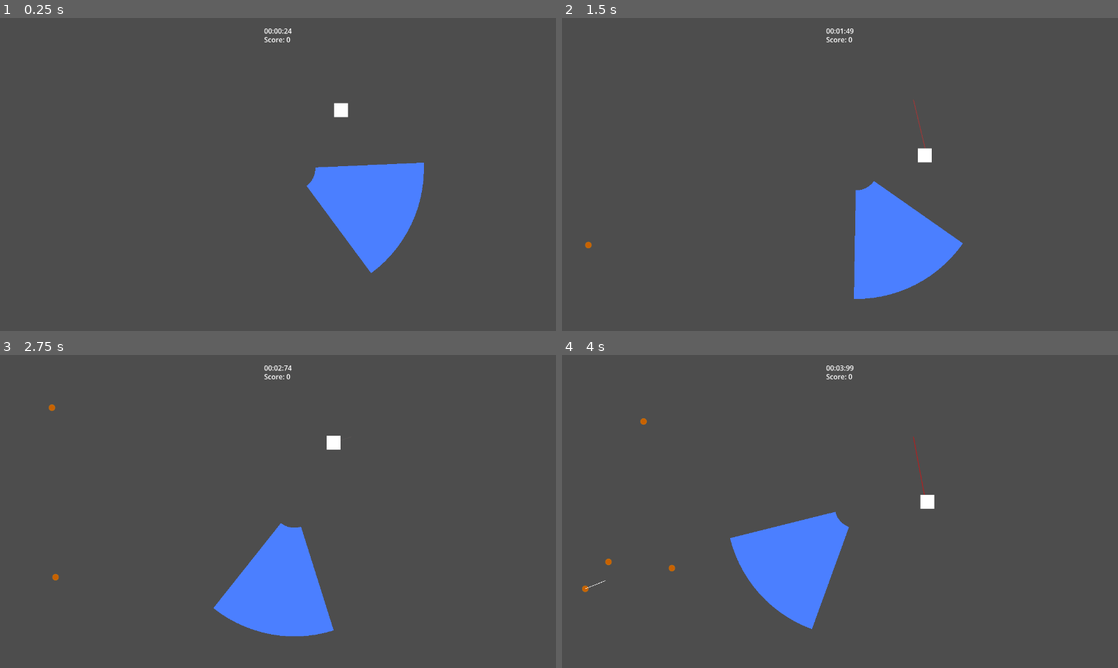
Above: before the commit, frames 1-4 (two rows, left to right).
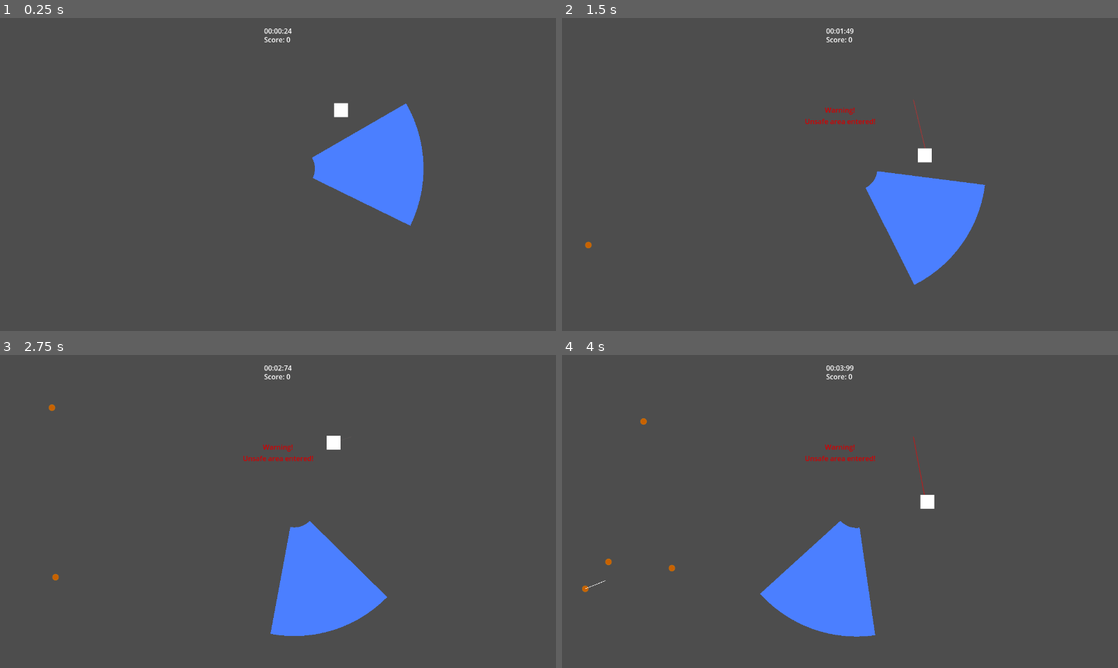
Above: after the commit, the same moments.

Repository: ArjanBroos/GMTK-2025
Game: Godot game, scene res://levels/kazu_test.tscn
The game is run twice, just before and just after one commit, with the same random seed, the same clock (stepped at 60 frames per second) and the same inputs. This scene is started directly instead of the project's main scene.
Inputs (mouse positions are in pixels of both pictures, inside the frame that each line leads up to):
- Up to frame 1 (0.25 s): no input
- Up to frame 2 (1.5 s): move the mouse to (962, 158) at 0.52 s; tap Space at 0.77 s; move the mouse to (728, 190) at 1.27 s
- Up to frame 3 (2.75 s): tap Space at 1.52 s; move the mouse to (333, 442) at 2.02 s
- Up to frame 4 (4 s): move the mouse to (812, 574) at 2.77 s; tap Space at 3.02, 3.77 s; move the mouse to (1006, 558) at 3.52 s

The runs differ from the first frame. In frame 1, 4.6% of the frame differs, in the area x 55-77%, y 27-82%; in frame 2, 4.8%; in frame 3, 4.8%; in frame 4, 4.9%, in the area x 30-57%, y 28-90%.

Commit message:
Added a near miss box that gives bonuses when you get close to an asteroid

Diff:
--- a/asteroids/asteroid.tscn
+++ b/asteroids/asteroid.tscn
@@ -1,8 +1,9 @@
-[gd_scene load_steps=6 format=3 uid="uid://d3t20axtyp2bg"]
+[gd_scene load_steps=8 format=3 uid="uid://d3t20axtyp2bg"]
 
 [ext_resource type="Texture2D" uid="uid://djeto0mqb5pn4" path="res://asteroids/asteroid.svg" id="1_fn3cv"]
 [ext_resource type="Script" uid="uid://pocfg1nhh1sw" path="res://asteroids/asteroid.gd" id="1_mry8r"]
 [ext_resource type="Script" uid="uid://da5llttdmsvw4" path="res://components/hit_box.gd" id="3_5s5pr"]
+[ext_resource type="Script" uid="uid://bptba17fut7m1" path="res://components/near_miss_box.gd" id="4_cp6py"]
 
 [sub_resource type="CircleShape2D" id="CircleShape2D_fn3cv"]
 radius = 2.0
@@ -10,10 +11,14 @@
 [sub_resource type="CircleShape2D" id="CircleShape2D_cp6py"]
 radius = 6.0
 
+[sub_resource type="CircleShape2D" id="CircleShape2D_5s5pr"]
+radius = 30.0167
+
 [node name="Asteroid" type="RigidBody2D"]
 collision_layer = 8
 collision_mask = 12
 gravity_scale = 0.0
+linear_damp = 0.15
 script = ExtResource("1_mry8r")
 
 [node name="CollisionShape2D" type="CollisionShape2D" parent="."]
@@ -37,4 +42,12 @@
 
 [node name="VisibleOnScreen" type="VisibleOnScreenEnabler2D" parent="."]
 
+[node name="NearMissBox" type="Area2D" parent="."]
+collision_mask = 2
+script = ExtResource("4_cp6py")
+metadata/_custom_type_script = "uid://bptba17fut7m1"
+
+[node name="NearMissCollisionShape" type="CollisionShape2D" parent="NearMissBox"]
+shape = SubResource("CircleShape2D_5s5pr")
+
 [connection signal="screen_exited" from="VisibleOnScreen" to="." method="_on_visible_on_screen_screen_exited"]
--- a/components/hurt_box.gd
+++ b/components/hurt_box.gd
@@ -5,8 +5,17 @@
 
 func _ready() -> void:
 	area_entered.connect(_on_area_entered)
+	area_exited.connect(_on_area_exited)
 	collision_layer = 2 # Is on the Hurtboxes layer
 	collision_mask = 1 # Collides with the Hitboxes layer
 
-func _on_area_entered(hitbox: HitBox) -> void:
-	health.take_damage(hitbox.damage)
+func _on_area_entered(area: CollisionObject2D) -> void:
+	match area.name:
+		"HitBox":
+			health.take_damage(area.damage)
+
+func _on_area_exited(area: CollisionObject2D) -> void:
+	print("left area with name: " + area.name)
+	match area.name:
+		"NearMissBox":
+			Signalbus.nearmissSignal.emit()
--- /dev/null
+++ b/components/near_miss_box.gd
@@ -0,0 +1,12 @@
+class_name NearMissBox
+extends Area2D
+
+func _ready() -> void:
+    # area_entered.connect(_on_area_entered)
+    collision_layer = 1 # Is on the Hurtboxes layer
+    collision_mask = 2 # Collides with the Hitboxes layer
+
+# func _on_area_entered(hitbox: HitBox) -> void:
+#     print(hitbox.get_class())
+#     Signalbus.nearmissSignal.emit()
+#     print("this was a near miss")
--- a/gameManager/game_manager.gd
+++ b/gameManager/game_manager.gd
@@ -6,6 +6,7 @@
 var game_over: bool = false
 var player: Node2D
 var nrAsteroids: int
+var nearMissBonus: int = 1
 @export var timeLabel: Label
 @export var scoreLabel: Label
 @export var game_over_hud: GameOverHud
@@ -24,6 +25,7 @@
 	Signalbus.connect("spawnAsteroid", increaseAsteroidCount)
 	Signalbus.connect("outOfSafety", _unsafe_area_entered)
 	Signalbus.connect("backInSafety", _safe_area_entered)
+	Signalbus.connect("nearmissSignal", updateScore.bind(nearMissBonus))
 
 	grace_period_timer.timeout.connect(_on_player_died)
 
--- a/globals/signalbus.gd
+++ b/globals/signalbus.gd
@@ -13,3 +13,5 @@
 
 signal outOfSafety
 signal backInSafety
+
+signal nearmissSignal
--- a/levels/arjan_tests.tscn
+++ b/levels/arjan_tests.tscn
@@ -21,21 +21,17 @@
 
 [node name="Asteroid" parent="." instance=ExtResource("2_hyu0f")]
 position = Vector2(507, 176)
-linear_damp = 0.15
 
 [node name="Asteroid2" parent="." instance=ExtResource("2_hyu0f")]
 position = Vector2(676, 122)
-linear_damp = 0.15
 direction_degrees = 110.0
 
 [node name="Asteroid3" parent="." instance=ExtResource("2_hyu0f")]
 position = Vector2(894, 223)
-linear_damp = 0.15
 direction_degrees = 170.0
 
 [node name="Asteroid4" parent="." instance=ExtResource("2_hyu0f")]
 position = Vector2(750, 495)
-linear_damp = 0.15
 direction_degrees = 220.0
 
 [node name="PlayerSpawnPoint" type="Node2D" parent="."]
--- a/levels/kazu_test.tscn
+++ b/levels/kazu_test.tscn
@@ -28,6 +28,6 @@
 
 [node name="Safespace" parent="." instance=ExtResource("3_sdsww")]
 position = Vector2(676, 348)
-rotation = 238.586
+rotation = 1702.09
 rotation_speed = 50.0
 outer_radius = 300.0
Not shown, added: components/near_miss_box.gd.uid
